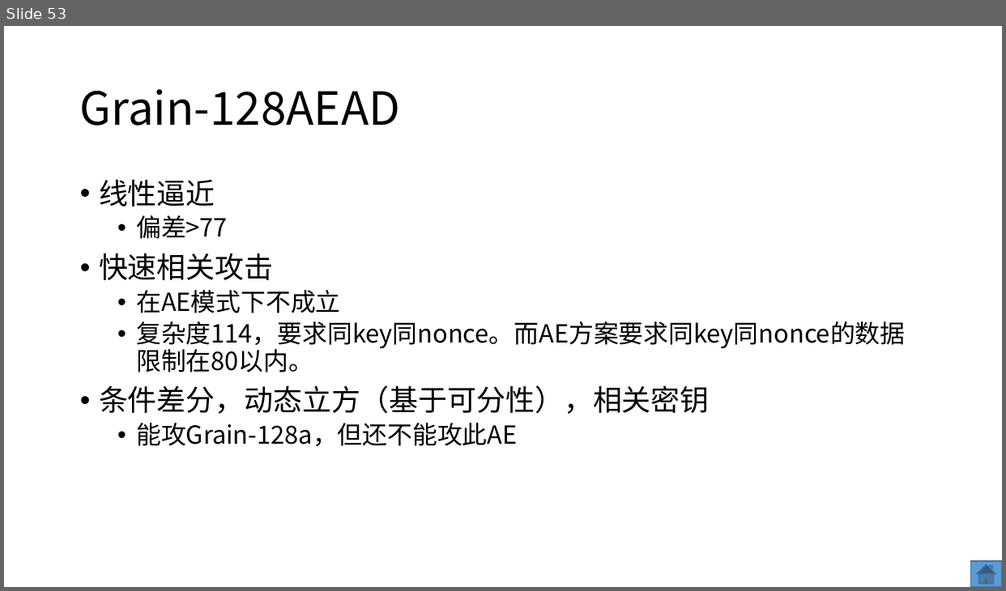
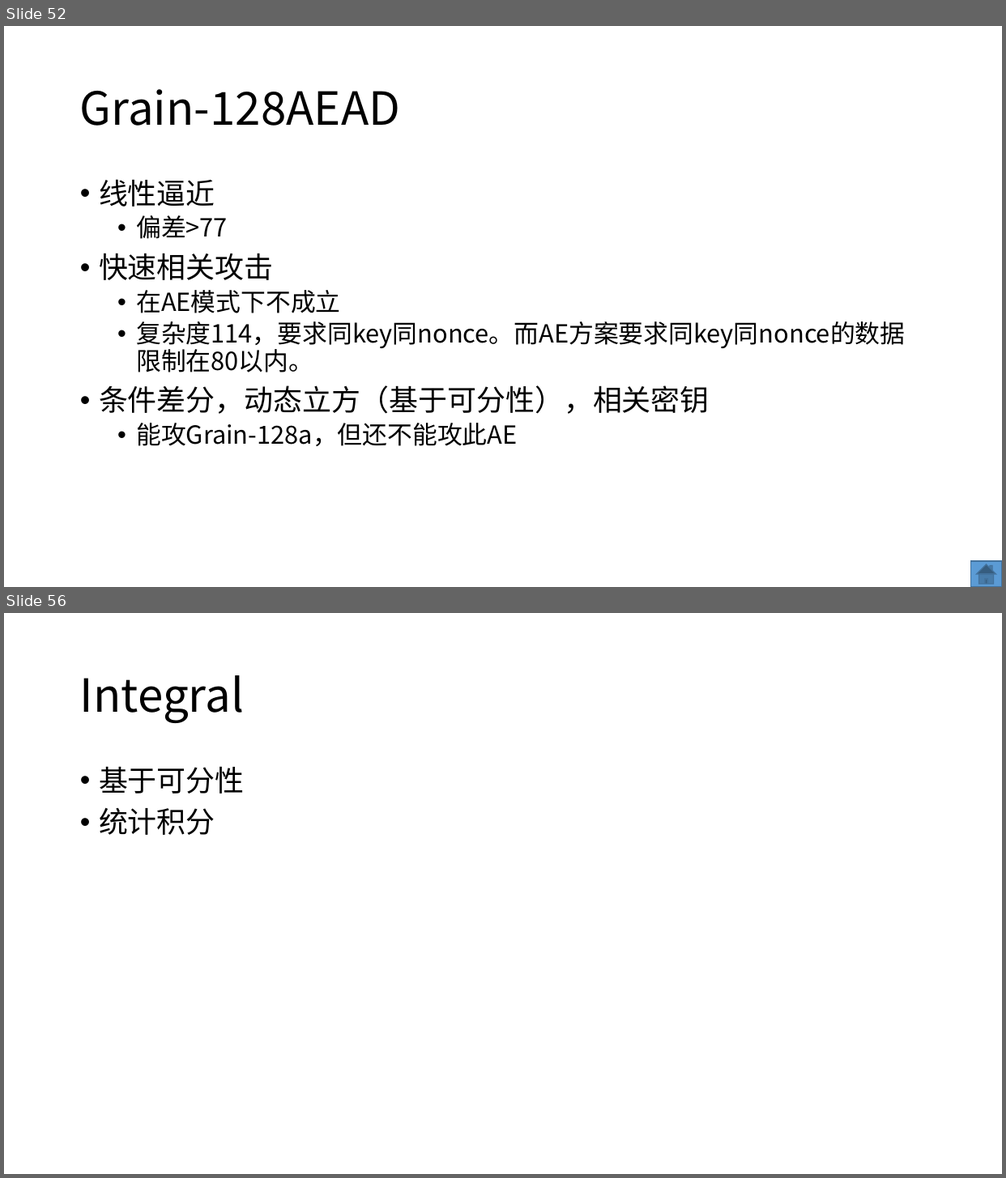
Before and after one commit to dtykira/LWC_finalists, a slide deck: round3.pptx. Shown one above the other, each under a label of ours: slide 53 before the commit, slides 52 and 56 after it; the slides between them are not shown. The pictures are 1006x591 and 1006x1178 pixels, drawn with LibreOffice and Linux fonts; fonts in the diff are those of the drawing. Boxes give left, top, right and bottom in pixels: in the first picture for what was removed or moved away, otherwise in the second. Text is boxed around its words. In the diff, an @@ line names an element or a change of style, - is before the commit and + after.

```diff
--- a/round3.pptx
+++ b/round3.pptx
@@ slide 56 added at (4, 613, 1002, 1174), background #FFFFFF @@
@@ title added at (80, 675, 244, 723), 44 pt, text #000000 @@
+Integral
@@ text added at (99, 766, 244, 835), 28 pt, text #000000 @@
+• 基于可分性
+• 统计积分
@@ what was slide 53 is now slide 52 @@
```
Also in this commit, not shown: 5 slides changed, 5 other slides added, 1 slide removed, 4 other files.
